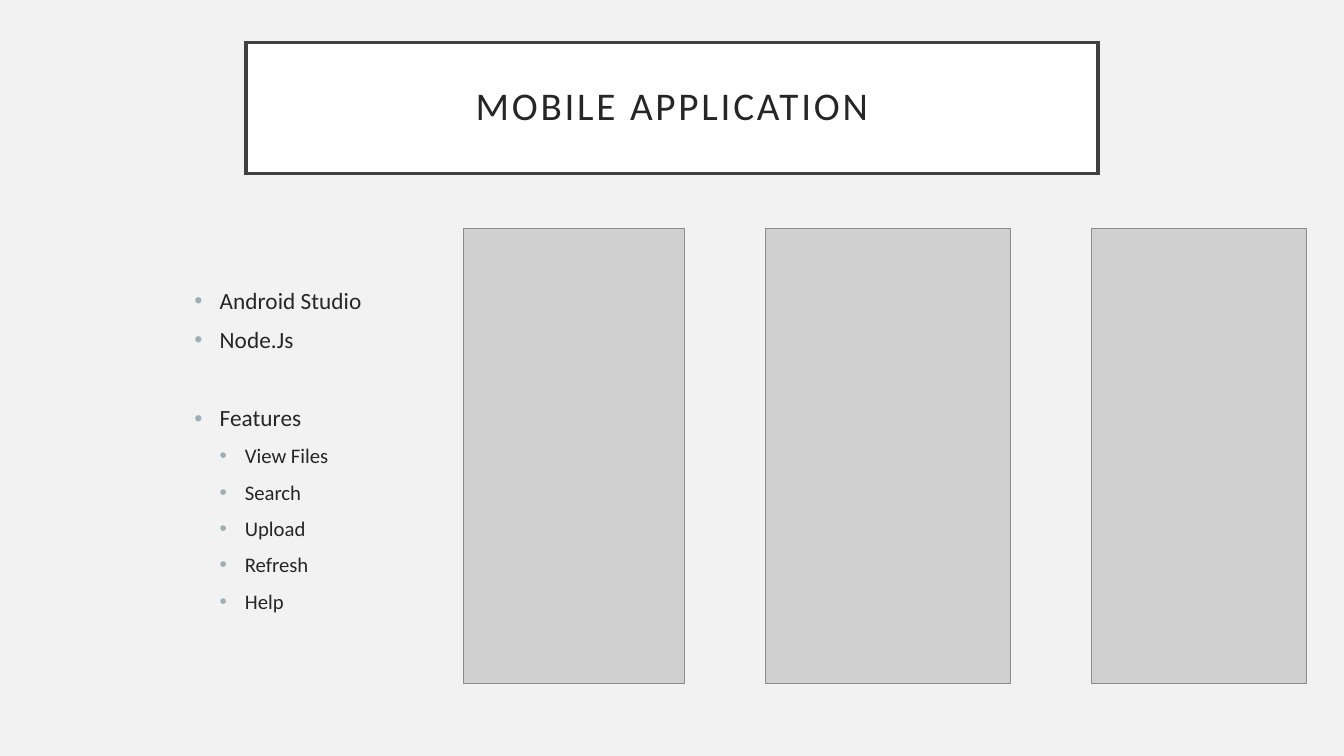
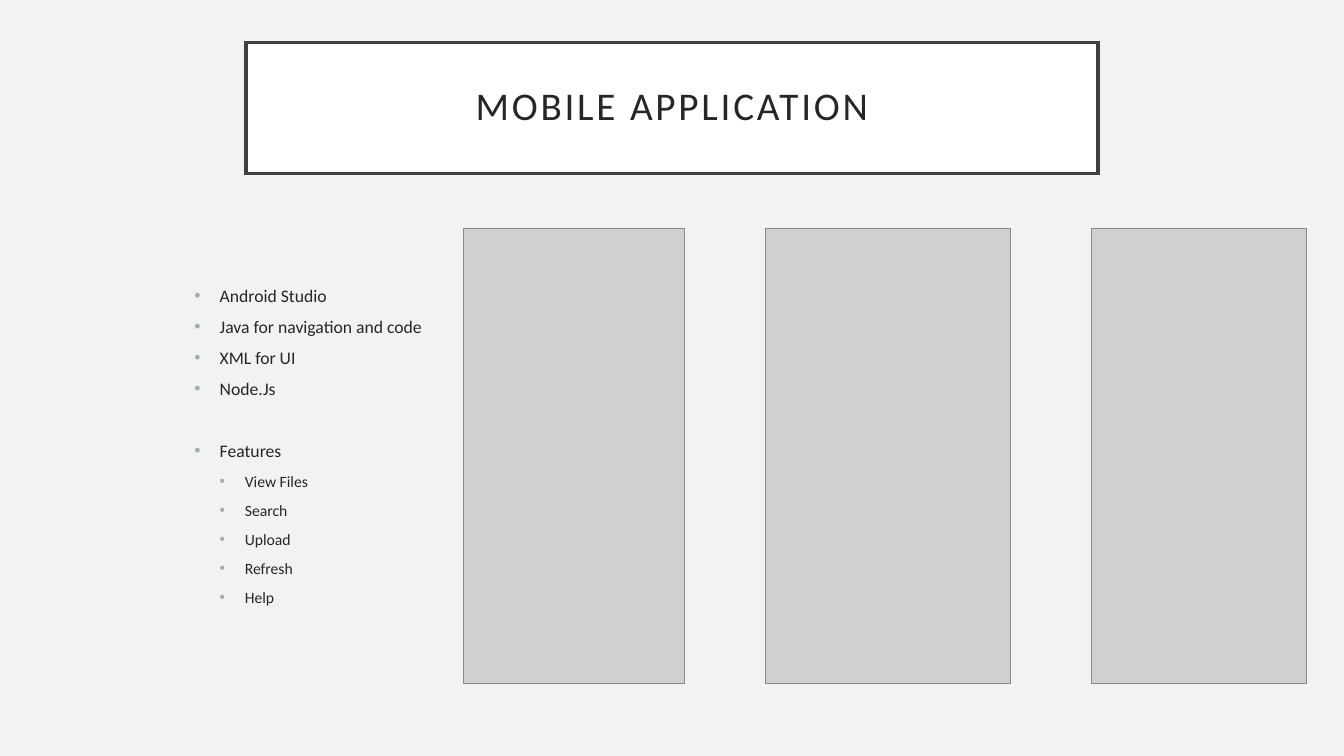
Before and after one commit to YusafOsei-Bonsu/Project-Prime-Dev, a slide deck: slide 6 of Documentation/Initial Presentation.pptx. Drawn at 1344x756 pixels with LibreOffice and Linux fonts; fonts in the diff are those of the drawing; grey boxes stand for pictures. Boxes give left, top, right and bottom in pixels: in the first picture for what was removed or moved away, otherwise in the second. Text is boxed around its words. In the diff, an @@ line names an element or a change of style, - is before the commit and + after.

```diff
--- a/Documentation/Initial Presentation.pptx
+++ b/Documentation/Initial Presentation.pptx
@@ text at (220, 289, 327, 606): size 16.6 to 12.6 pt in "Android Studio", "Node.Js", "Features"; size 14.8 to 11.2 pt in "View Files", "Search", "Upload", "Refresh" and 1 more places; line spacing 0.9 to 0.8 @@
@@ text at (220, 320, 422, 364): paragraphs added @@
+• Java for navigation and code
+• XML for UI
```
Also in this commit, not shown: 3 other slides changed.
